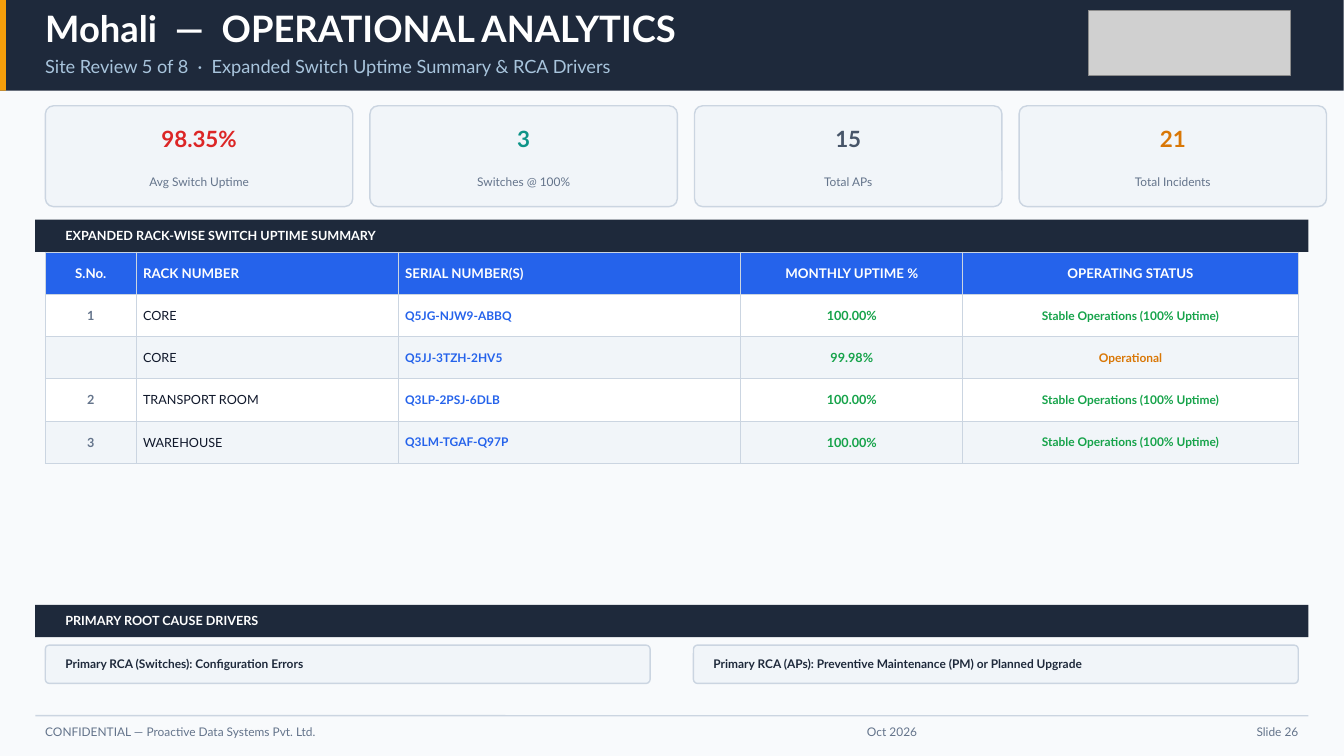
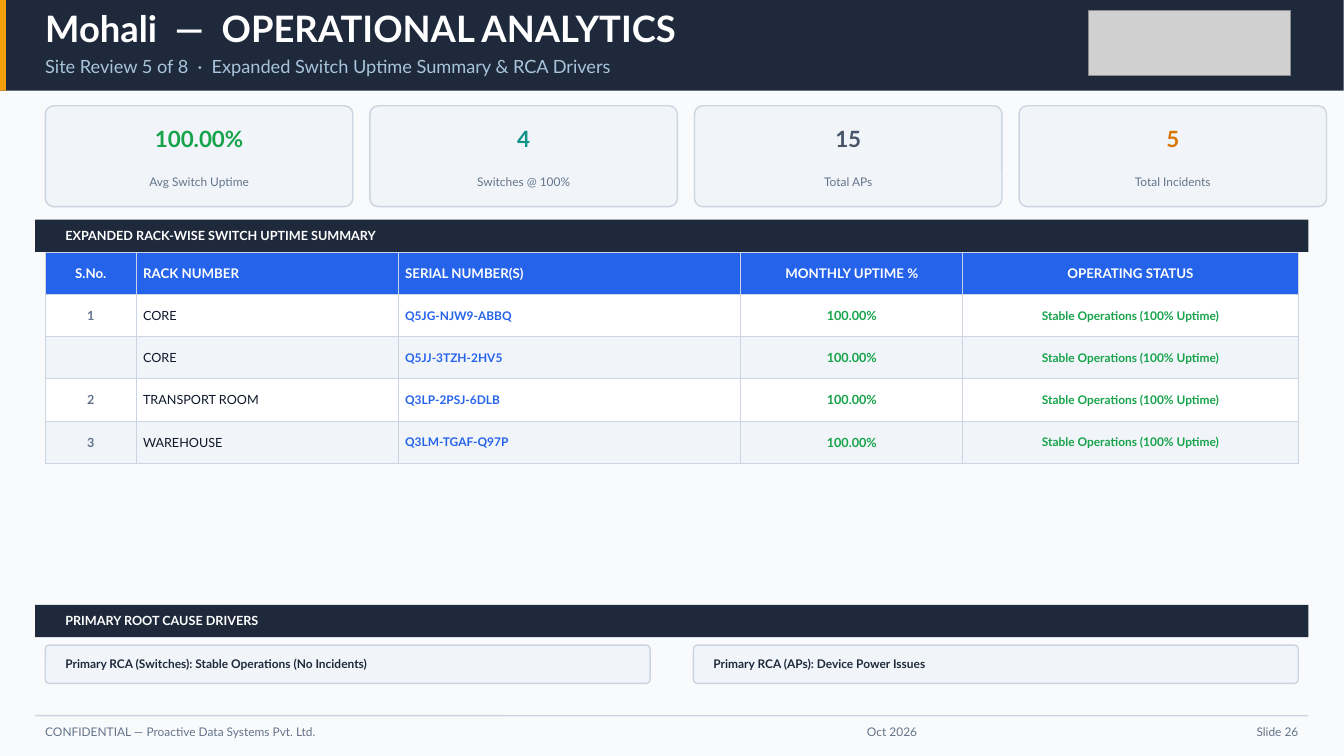
Before and after one commit to chhitij-21/executive-dashboard-qbr, a slide deck: slide 26 of Executive QBR Report - Jubilant Foodworks Ltd (JFL).pptx. Drawn at 1344x756 pixels with LibreOffice and Linux fonts; fonts in the diff are those of the drawing; grey boxes stand for pictures. Boxes give left, top, right and bottom in pixels: in the first picture for what was removed or moved away, otherwise in the second. Text is boxed around its words. In the diff, an @@ line names an element or a change of style, - is before the commit and + after.

Commit message:
fix(ssot): update canonical dataset to August 2026 (1 August 2026 – 31 August 2026) with 86 incidents and 444 devices

```diff
--- a/Executive QBR Report - Jubilant Foodworks Ltd (JFL).pptx
+++ b/Executive QBR Report - Jubilant Foodworks Ltd (JFL).pptx
@@ text at bbox=[155, 130, 243, 147]: text changed; text colour #DC2626 to #16A34A @@
-98.35%
+100.00%
@@ text at bbox=[517, 130, 530, 147]: text changed @@
-3
+4
@@ text at bbox=[1166, 130, 1179, 147]: text changed @@
-21
+5
@@ table at bbox=[45, 252, 1299, 452] @@
-row 3, column 4: 99.98%
+row 3, column 4: 100.00%
-row 3, column 5: Operational
+row 3, column 5: Stable Operations (100% Uptime)
@@ text at bbox=[65, 659, 367, 670]: text changed @@
-Primary RCA (Switches): Configuration Errors
+Primary RCA (Switches): Stable Operations (No Incidents)
@@ text at bbox=[713, 659, 925, 670]: text changed @@
-Primary RCA (APs): Preventive Maintenance (PM) or Planned Upgrade
+Primary RCA (APs): Device Power Issues
```
Also in this commit, not shown: 35 other slides changed, 4 other files.
